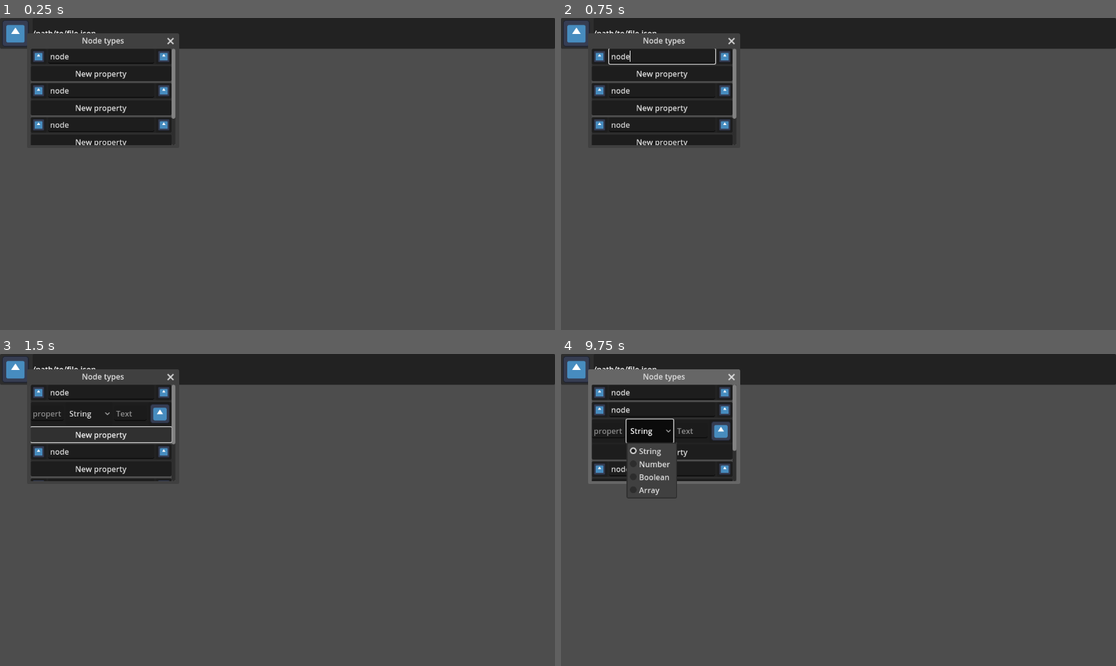
Above: before the commit, frames 1-4 (two rows, left to right).
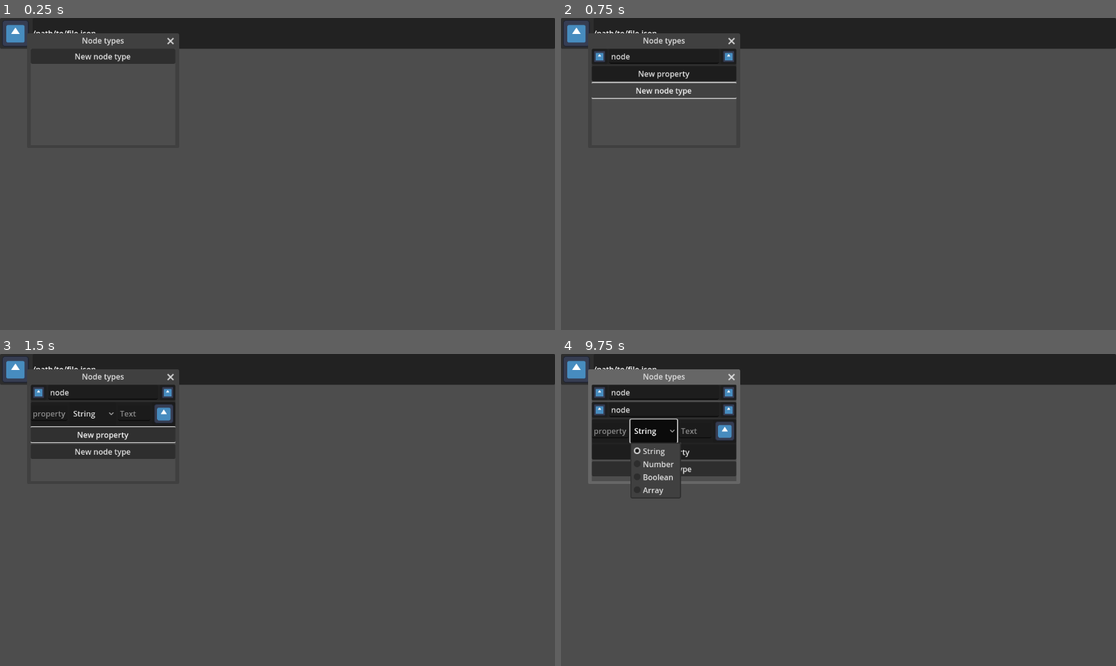
Above: after the commit, the same moments.

Repository: arthurgps2/nodoban
Game: Godot game, scene res://Charter/Charter.tscn
Two runs of this game, one before a commit and one after it. Both use one fixed random seed, a clock stepped at 60 frames per second and the inputs below. The engine's default icon, where the game draws it, is replaced by a stand-in: a white triangle on a blue panel in a dark square.
Inputs (mouse positions are in pixels of both pictures, inside the frame that each line leads up to; where the layout moved, square brackets give the same spot in the first picture):
- Up to frame 1 (0.25 s): no input
- Up to frame 2 (0.75 s): click (666, 55) at 0.5 s, where only the run after the commit has a clickable "New node type"
- Up to frame 3 (1.5 s): click "New property" at 1.25 s
- Up to frame 4 (9.75 s): click (727, 413) [721, 413] at 2 s; click "New property" at 2.75 s; click (666, 450) at 3.5 s, where only the run after the commit has a clickable "New node type"; click (599, 391) at 4.27 s; click (599, 391) at 5.02 s; click "String" at 5.75 s; click "String" at 6.5 s; click (721, 413) at 7.25 s; click (599, 391) at 8.02 s; click "New property" at 8.75 s; click "String" at 9.5 s

The runs differ from the first frame. In frame 1, 6.6% of the frame differs, in the area x 5-32%, y 9-41%; in frame 2, 5.3%; in frame 3, 2.5%; in frame 4, 1.5%.

Commit message:
Create new node type button

Diff:
--- a/Charter/Charter.tscn
+++ b/Charter/Charter.tscn
@@ -1,9 +1,8 @@
-[gd_scene load_steps=5 format=3 uid="uid://802s5kvqr3ka"]
+[gd_scene load_steps=4 format=3 uid="uid://802s5kvqr3ka"]
 
 [ext_resource type="Script" path="res://Charter/CharterUI.gd" id="1_7qrr2"]
 [ext_resource type="Script" path="res://Charter/CharterNodeView.gd" id="2_5jmha"]
 [ext_resource type="Texture2D" uid="uid://bgdvc6m8oju7c" path="res://icon.svg" id="2_s307i"]
-[ext_resource type="PackedScene" uid="uid://c1tepacjfl6vu" path="res://Charter/Node Type Menu/CharterNodeTypeMenu.tscn" id="3_12wx7"]
 
 [node name="Charter" type="Control"]
 layout_mode = 3
@@ -78,21 +77,14 @@
 grow_horizontal = 2
 grow_vertical = 2
 
-[node name="VBoxContainer" type="VBoxContainer" parent="UI/NodeTypes/ScrollContainer"]
+[node name="NodeTypeContainer" type="VBoxContainer" parent="UI/NodeTypes/ScrollContainer"]
+unique_name_in_owner = true
 layout_mode = 2
 size_flags_horizontal = 3
 
-[node name="CharterNodeTypeMenu" parent="UI/NodeTypes/ScrollContainer/VBoxContainer" instance=ExtResource("3_12wx7")]
+[node name="NewNodeButton" type="Button" parent="UI/NodeTypes/ScrollContainer/NodeTypeContainer"]
 layout_mode = 2
-
-[node name="CharterNodeTypeMenu2" parent="UI/NodeTypes/ScrollContainer/VBoxContainer" instance=ExtResource("3_12wx7")]
-layout_mode = 2
-
-[node name="CharterNodeTypeMenu3" parent="UI/NodeTypes/ScrollContainer/VBoxContainer" instance=ExtResource("3_12wx7")]
-layout_mode = 2
-
-[node name="CharterNodeTypeMenu4" parent="UI/NodeTypes/ScrollContainer/VBoxContainer" instance=ExtResource("3_12wx7")]
-layout_mode = 2
+text = "New node type"
 
 [node name="NodeView" type="Control" parent="."]
 layout_mode = 3
@@ -114,5 +106,6 @@
 item_1/id = 1
 
 [connection signal="close_requested" from="UI/NodeTypes" to="UI" method="_on_node_types_close_requested"]
+[connection signal="pressed" from="UI/NodeTypes/ScrollContainer/NodeTypeContainer/NewNodeButton" to="UI" method="_on_new_node_button_pressed"]
 [connection signal="index_pressed" from="NodeView/EmptyRMBClickContextMenu" to="NodeView" method="_on_empty_menu_index_pressed"]
 [connection signal="index_pressed" from="NodeView/NodeRMBClickContextMenu" to="NodeView" method="_on_node_menu_index_pressed"]
--- a/Charter/CharterUI.gd
+++ b/Charter/CharterUI.gd
@@ -1,4 +1,6 @@
 extends Control
+
+const node_type_menu_scene = preload("res://Charter/Node Type Menu/CharterNodeTypeMenu.tscn")
 
 func _ready() -> void:
 	%OptionsMenuButton.get_popup().index_pressed.connect(_on_options_menu_index_pressed)
@@ -16,3 +18,9 @@
 
 func _on_node_types_close_requested() -> void:
 	$NodeTypes.hide()
+
+func _on_new_node_button_pressed() -> void:
+	var node_type_menu = node_type_menu_scene.instantiate()
+	%NodeTypeContainer.add_child(node_type_menu)
+	%NodeTypeContainer.move_child(node_type_menu, -1)
+	%NodeTypeContainer.move_child(%NodeTypeContainer/NewNodeButton, -1)
